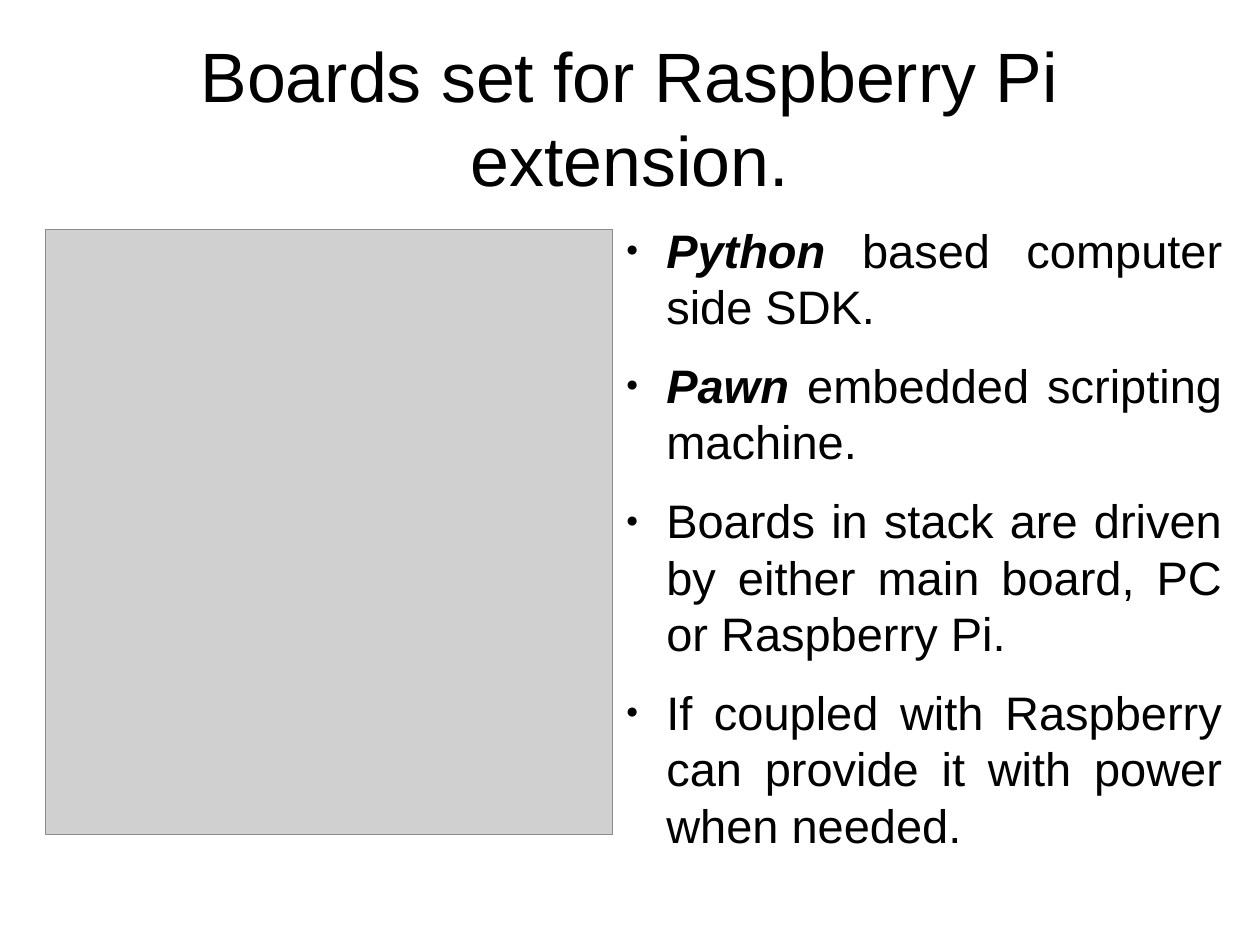
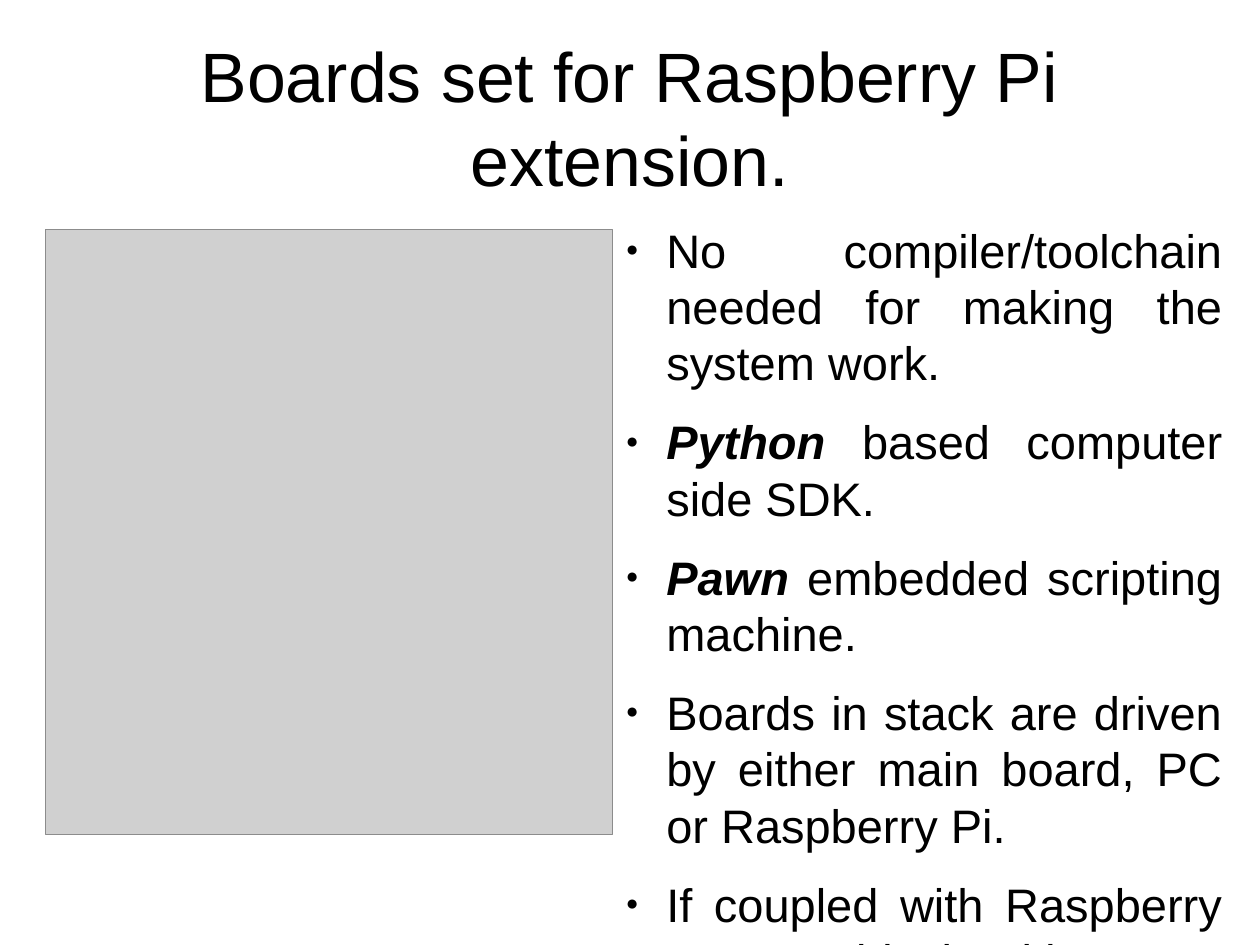
Before and after one commit to z80/mapper, a slide deck: slide 2 of docs/pres/pres.odp. Drawn at 1260x945 pixels with LibreOffice and Linux fonts; fonts in the diff are those of the drawing; grey boxes stand for pictures. Boxes give left, top, right and bottom in pixels: in the first picture for what was removed or moved away, otherwise in the second. Text is boxed around its words. In the diff, an @@ line names an element or a change of style, - is before the commit and + after.

```diff
--- a/docs/pres/pres.odp
+++ b/docs/pres/pres.odp
@@ text at <box>666,234,1222,389</box>: paragraph added @@
+● No compiler/toolchain needed for making the system work.
```
Also in this commit, not shown: 6 other slides changed, 1 other file.
